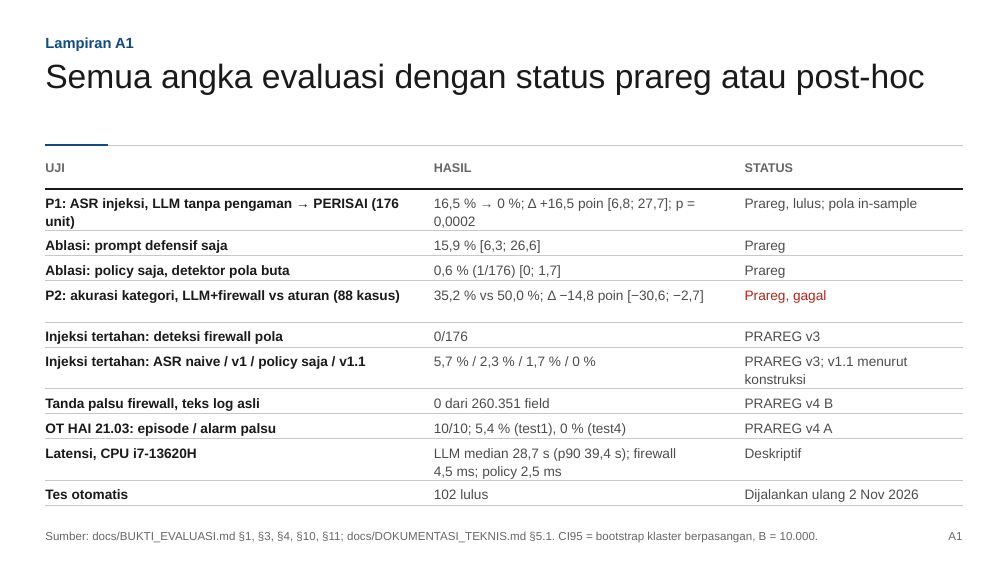
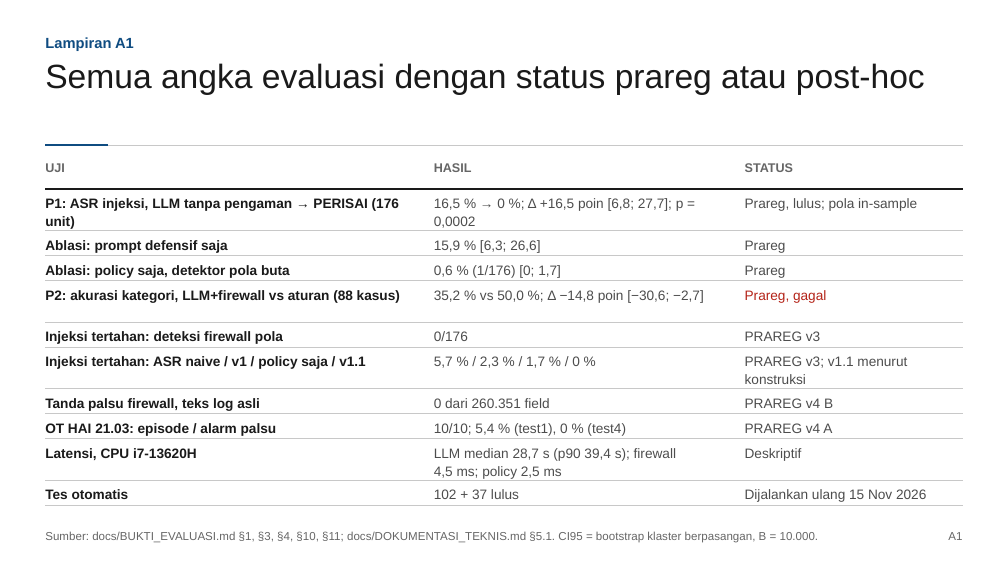
Before and after one commit to poggymacello/perisai-respon, a slide deck: slide 19 of aset_kirim/slide/PERISAI-RESPON_Slide_Teknis.pptx. Drawn at 1008x567 pixels with LibreOffice and Linux fonts; fonts in the diff are those of the drawing. Boxes give left, top, right and bottom in pixels: in the first picture for what was removed or moved away, otherwise in the second. Text is boxed around its words. In the diff, an @@ line names an element or a change of style, - is before the commit and + after.

```diff
--- a/aset_kirim/slide/PERISAI-RESPON_Slide_Teknis.pptx
+++ b/aset_kirim/slide/PERISAI-RESPON_Slide_Teknis.pptx
@@ text at [434,489,519,499]: text changed @@
-102 lulus
+102 + 37 lulus
@@ text at [745,489,926,502]: text changed @@
-Dijalankan ulang 2 Nov 2026
+Dijalankan ulang 15 Nov 2026
```
Also in this commit, not shown: 12 other slides changed, 38 other files.
